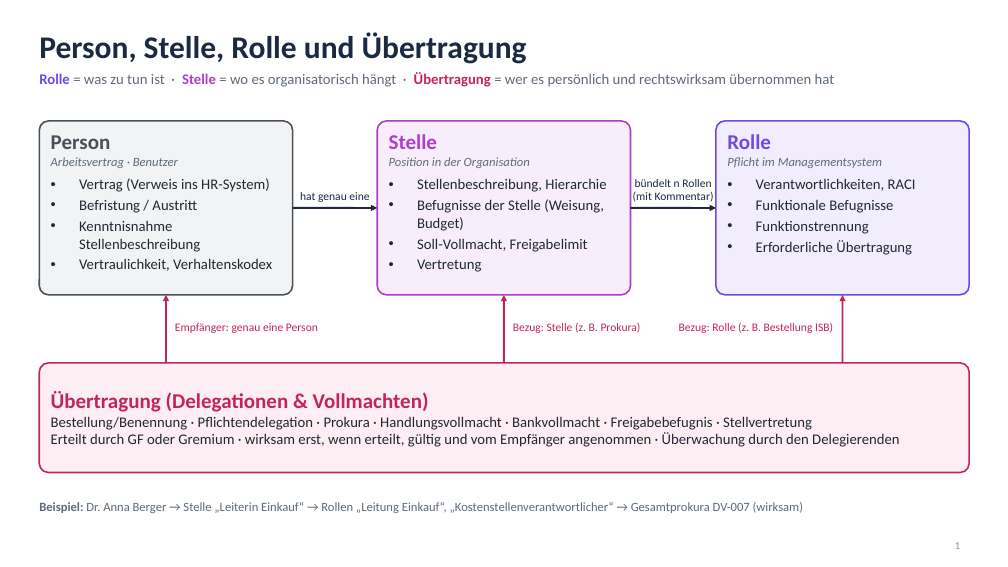
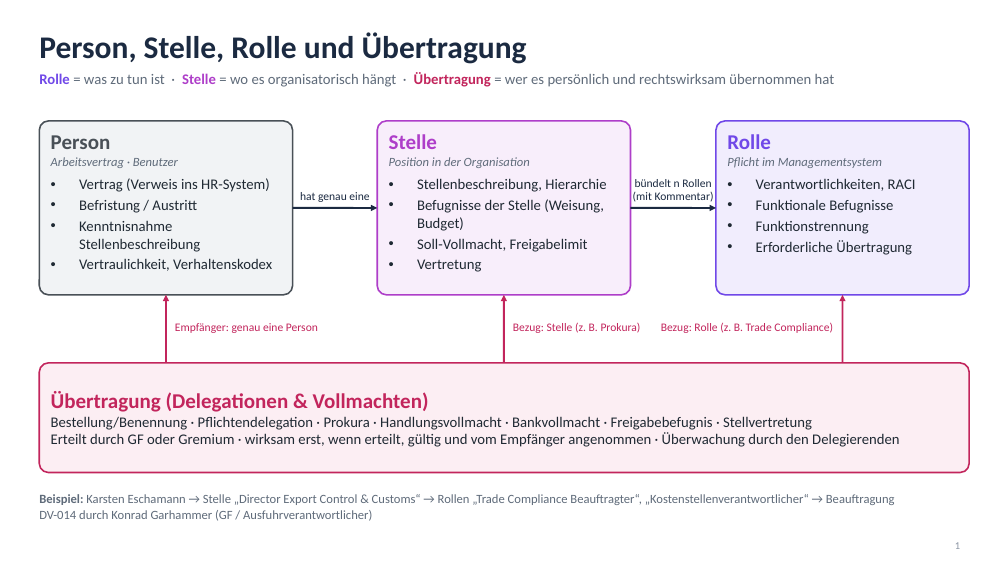
Before and after one commit to anOBdrMRas/GRC2, a slide deck: slide 1 of docs/folien-organisationsmodell.pptx. Drawn at 1008x567 pixels with LibreOffice and Linux fonts; fonts in the diff are those of the drawing. Boxes give left, top, right and bottom in pixels: in the first picture for what was removed or moved away, otherwise in the second. Text is boxed around its words. In the diff, an @@ line names an element or a change of style, - is before the commit and + after.

```diff
--- a/docs/folien-organisationsmodell.pptx
+++ b/docs/folien-organisationsmodell.pptx
@@ text at [661,322,833,333]: text changed @@
-Bezug: Rolle (z. B. Bestellung ISB)
+Bezug: Rolle (z. B. Trade Compliance)
@@ text at [39,494,895,521]: text changed @@
-Beispiel: Dr. Anna Berger → Stelle „Leiterin Einkauf“ → Rollen „Leitung Einkauf“, „Kostenstellenverantwortlicher“ → Gesamtprokura DV-007 (wirksam)
+Beispiel: Karsten Eschamann → Stelle „Director Export Control & Customs“ → Rollen „Trade Compliance Beauftragter“, „Kostenstellenverantwortlicher“ → Beauftragung DV-014 durch Konrad Garhammer (GF / Ausfuhrverantwortlicher)
```
Also in this commit, not shown: 1 other slide changed, 2 slides added, 2 slides removed, 1 other file.
